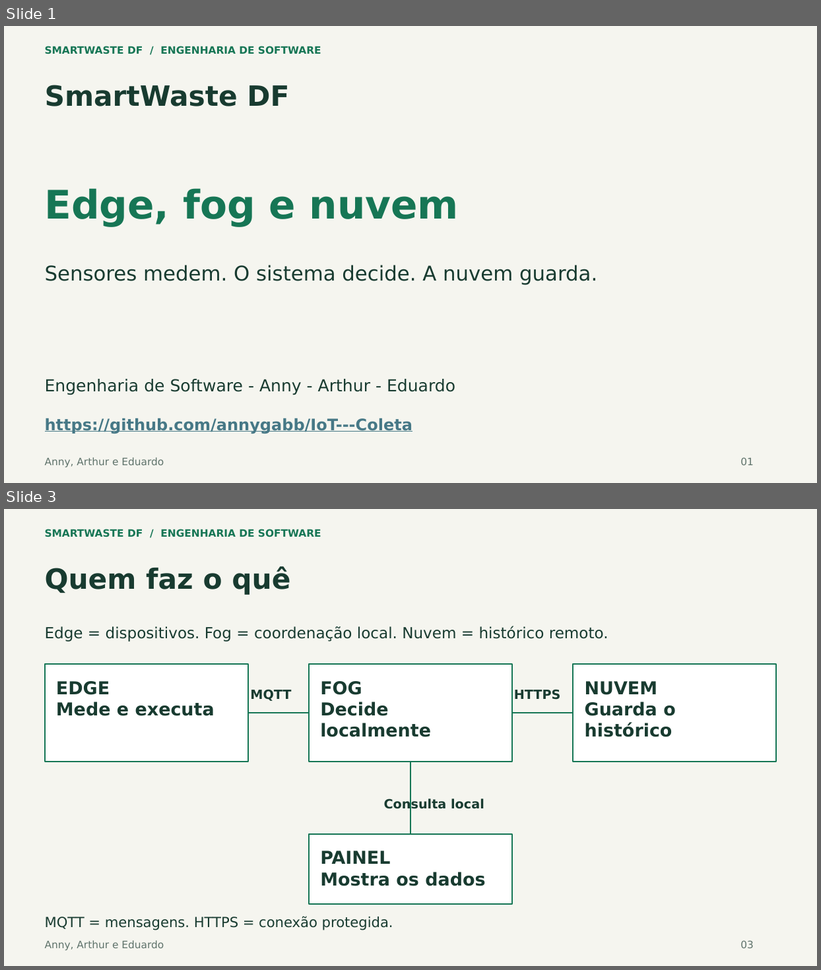
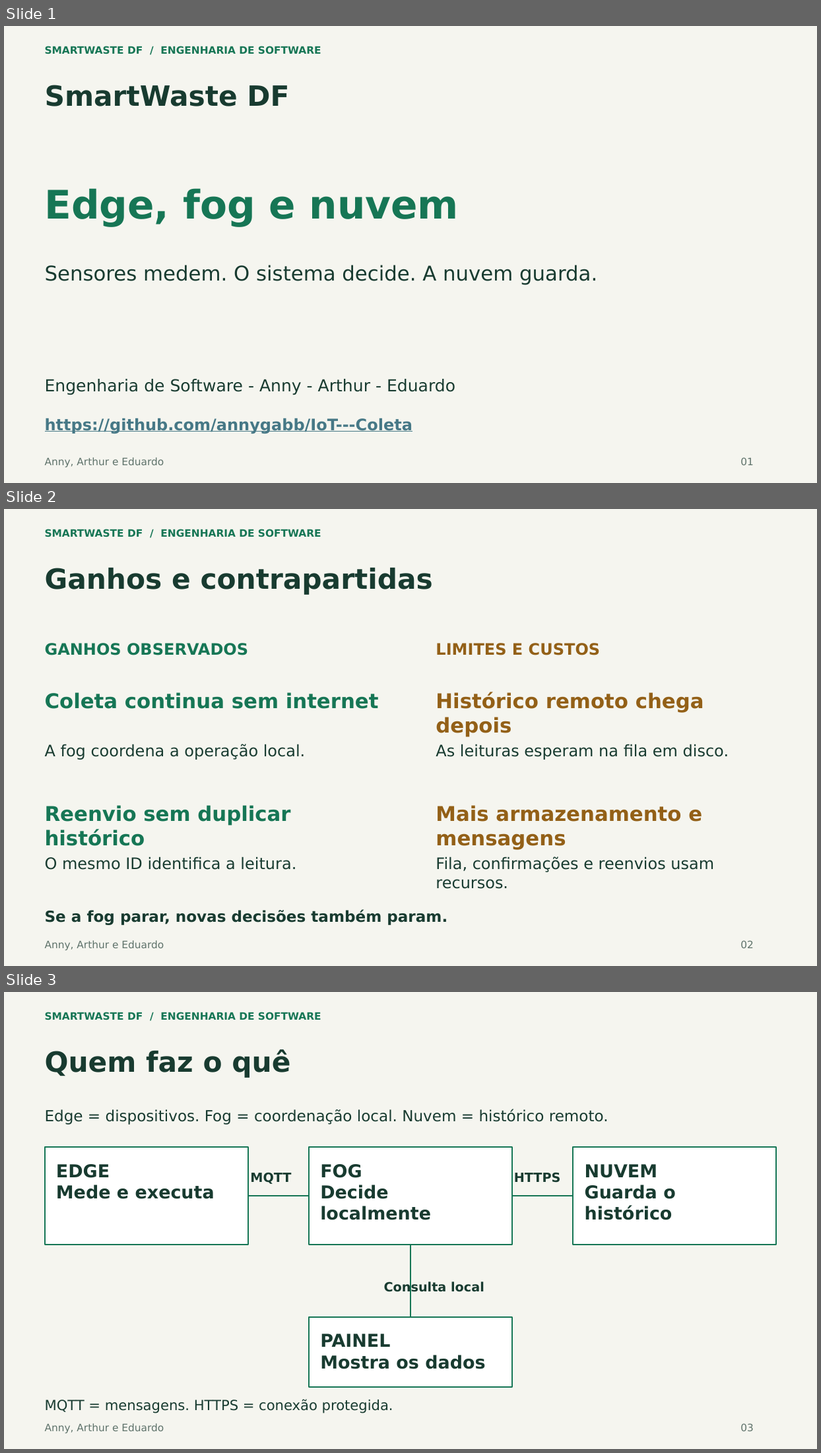
Before and after one commit to annygabb/IoT---Coleta, a slide deck: docs/entrega/SmartWaste_Apresentacao_Atualizada.pptx. Shown one above the other, each under a label of ours: slides 1 and 3 before the commit, slides 1, 2 and 3 after it; the slides between them are not shown. The pictures are 821x970 and 821x1453 pixels, drawn with LibreOffice and Linux fonts; fonts in the diff are those of the drawing. Boxes give left, top, right and bottom in pixels: in the first picture for what was removed or moved away, otherwise in the second. Text is boxed around its words. In the diff, an @@ line names an element or a change of style, - is before the commit and + after.

Commit message:
docs: destaca ganhos, custos e recuperação após falha da internet nos slides

```diff
--- a/docs/entrega/SmartWaste_Apresentacao_Atualizada.pptx
+++ b/docs/entrega/SmartWaste_Apresentacao_Atualizada.pptx
@@ slide 2 added at [4, 509, 817, 966], background #F5F5EF @@
@@ text added at [45, 529, 321, 537], 12 pt, text #167655, bold @@
+SMARTWASTE DF / ENGENHARIA DE SOFTWARE
@@ text added at [45, 568, 433, 595], 33 pt, text #183B30, bold @@
+Ganhos e contrapartidas
@@ text added at [45, 643, 248, 656], 18.8 pt, text #167655, bold @@
+GANHOS OBSERVADOS
@@ text added at [436, 643, 601, 656], 18.8 pt, text #936017, bold @@
+LIMITES E CUSTOS
@@ text added at [45, 692, 379, 709], 24 pt, text #167655, bold @@
+Coleta continua sem internet
@@ text added at [436, 692, 704, 737], 24 pt, text #936017, bold @@
+Histórico remoto chega depois
@@ text added at [45, 744, 305, 760], 18.8 pt, text #183B30 @@
+A fog coordena a operação local.
@@ text added at [436, 744, 729, 760], 18.8 pt, text #183B30 @@
+As leituras esperam na fila em disco.
@@ text added at [45, 805, 290, 846], 24 pt, text #167655, bold @@
+Reenvio sem duplicar histórico
@@ text added at [436, 805, 702, 850], 24 pt, text #936017, bold @@
+Mais armazenamento e mensagens
@@ text added at [45, 857, 296, 870], 18.8 pt, text #183B30 @@
+O mesmo ID identifica a leitura.
@@ text added at [436, 857, 714, 889], 18.8 pt, text #183B30 @@
+Fila, confirmações e reenvios usam recursos.
@@ text added at [45, 910, 448, 925], 18 pt, text #183B30, bold @@
+Se a fog parar, novas decisões também param.
@@ text added at [45, 941, 164, 951], 12 pt, text #5F736B @@
+Anny, Arthur e Eduardo
@@ text added at [741, 941, 754, 949], 12 pt, text #5F736B @@
+02
```
Also in this commit, not shown: 2 slides changed, 1 slide removed, 1 other file.
